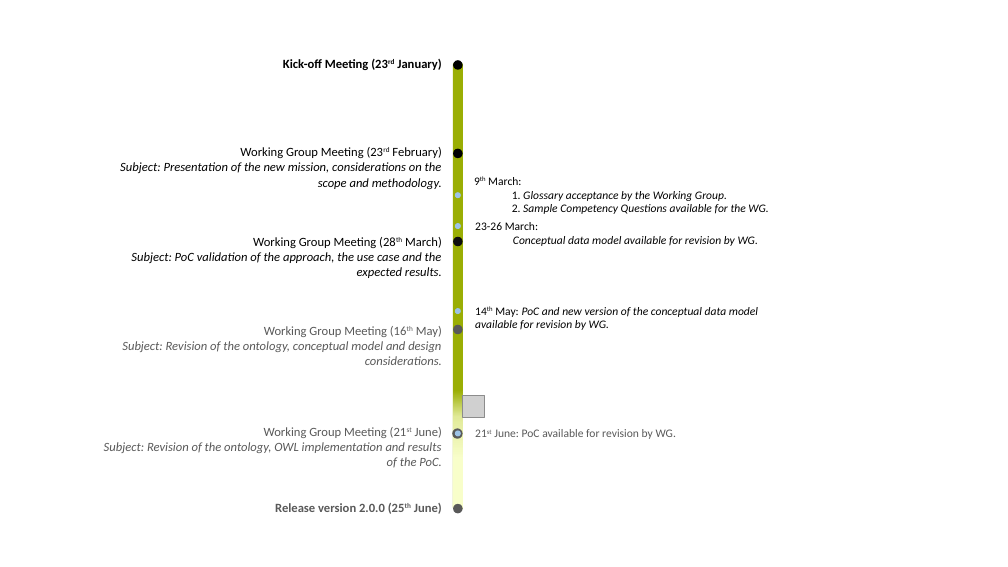
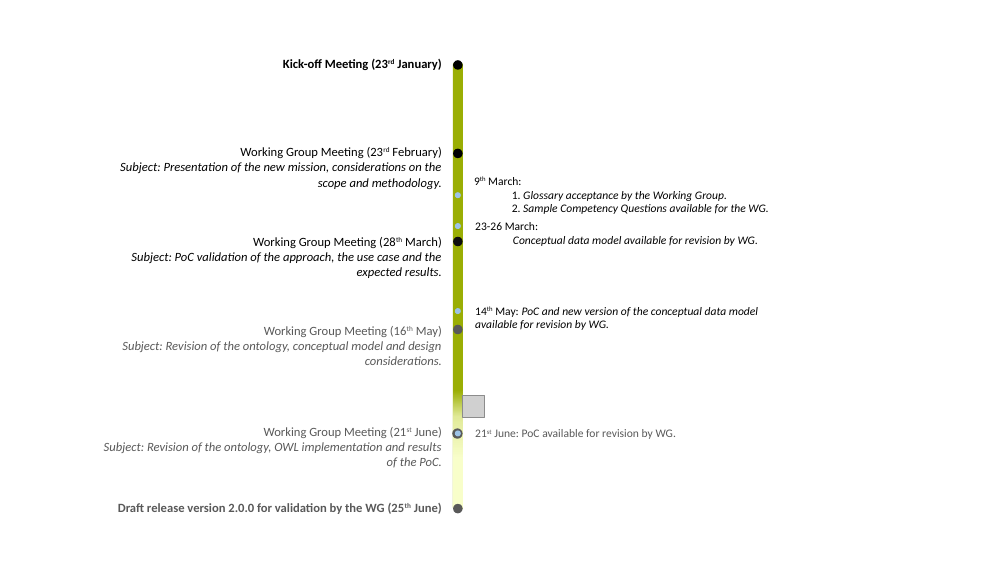
Before and after one commit to eProcurement-everis/ePO, a slide deck: slide 1 of 01_Resources/Timeline.pptx. Drawn at 1008x567 pixels with LibreOffice and Linux fonts; fonts in the diff are those of the drawing; grey boxes stand for pictures. Boxes give left, top, right and bottom in pixels: in the first picture for what was removed or moved away, otherwise in the second. Text is boxed around its words. In the diff, an @@ line names an element or a change of style, - is before the commit and + after.

```diff
--- a/01_Resources/Timeline.pptx
+++ b/01_Resources/Timeline.pptx
@@ text at [118, 503, 442, 514]: text changed @@
-Release version 2.0.0 (25th June)
+Draft release version 2.0.0 for validation by the WG (25th June)
```
Also in this commit, not shown: 1 other file.
